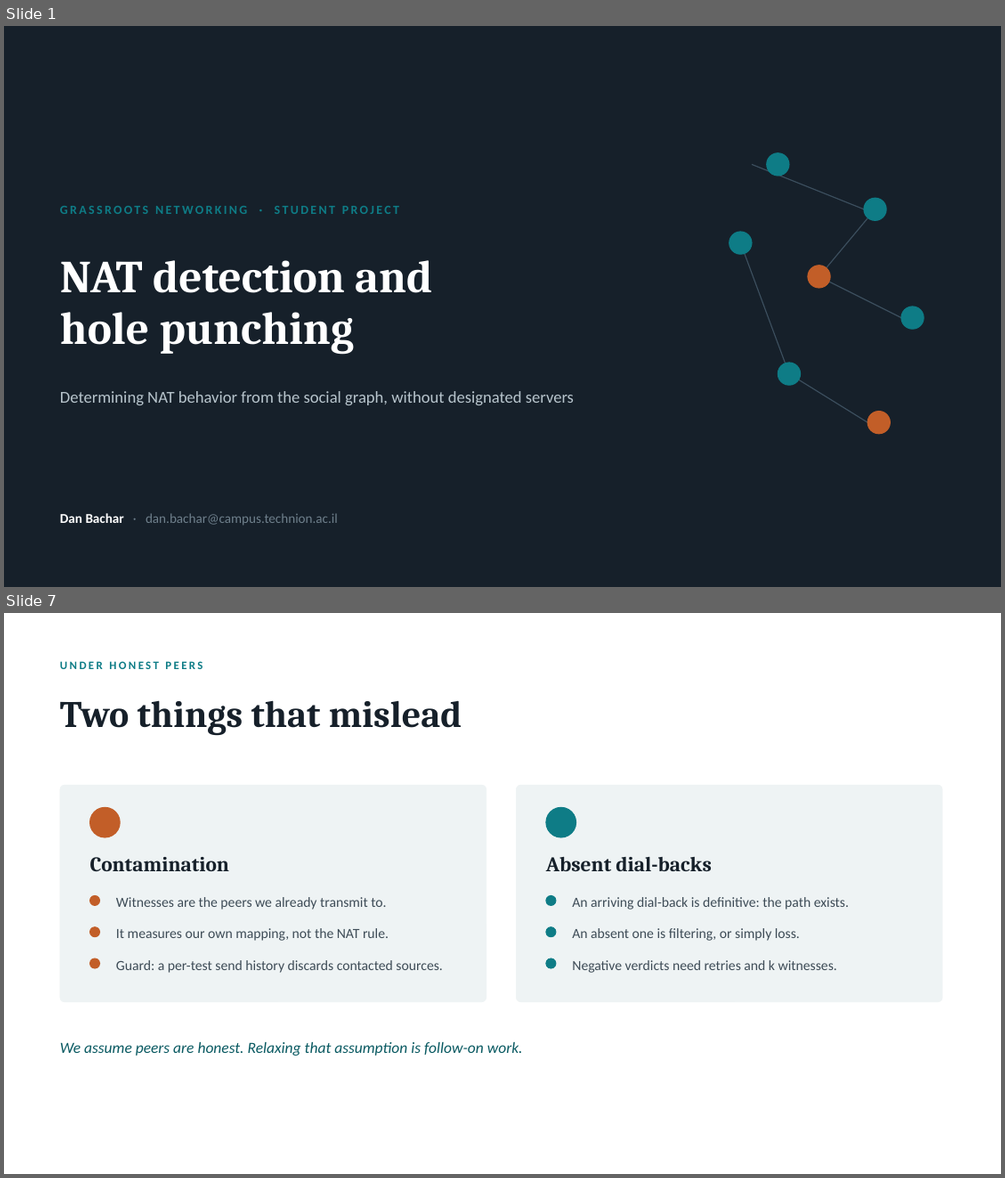
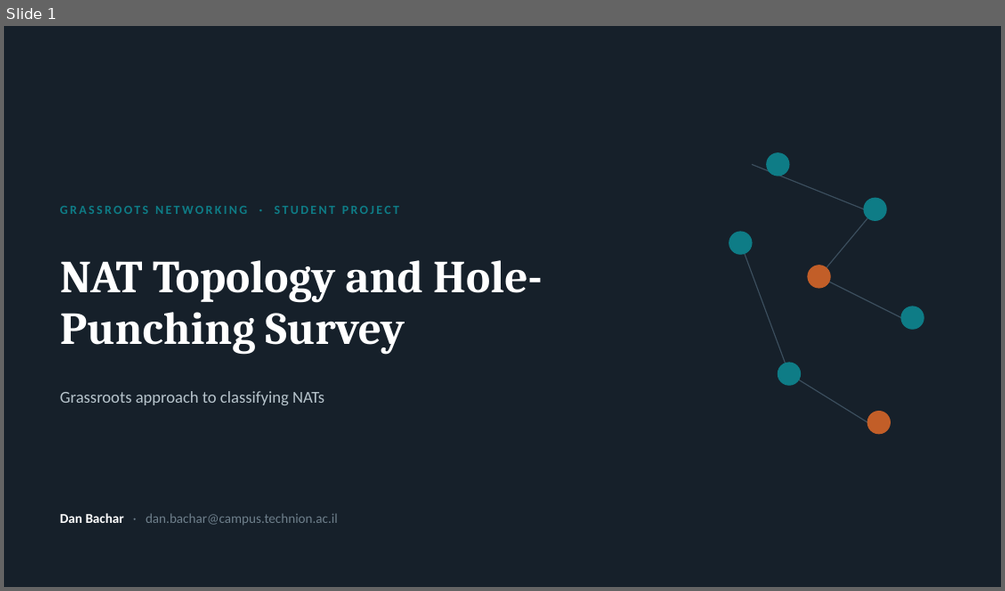
Before and after one commit to danbachar/grassroots-networking, a slide deck: docs/student-projects/grassroots-nat-project.pptx. Shown one above the other, each under a label of ours: slides 1 and 7 before the commit, slide 1 after it; the slides between them are not shown. The pictures are 1005x1178 and 1005x591 pixels, drawn with LibreOffice and Linux fonts; fonts in the diff are those of the drawing. Boxes give left, top, right and bottom in pixels: in the first picture for what was removed or moved away, otherwise in the second. Text is boxed around its words. In the diff, an @@ line names an element or a change of style, - is before the commit and + after.

```diff
--- a/docs/student-projects/grassroots-nat-project.pptx
+++ b/docs/student-projects/grassroots-nat-project.pptx
@@ slide 7 removed at (x1=4, y1=613, x2=1001, y2=1174), background #FFFFFF @@
@@ text removed at (x1=60, y1=661, x2=202, y2=669) @@
-UNDER HONEST PEERS
@@ text removed at (x1=60, y1=700, x2=462, y2=736) @@
-Two things that mislead
@@ rounded rectangle removed at (x1=60, y1=785, x2=486, y2=1002) @@
@@ rounded rectangle removed at (x1=517, y1=785, x2=942, y2=1002) @@
@@ ellipse removed at (x1=90, y1=807, x2=120, y2=837) @@
@@ ellipse removed at (x1=546, y1=807, x2=576, y2=837) @@
@@ text removed at (x1=90, y1=857, x2=230, y2=872) @@
-Contamination
@@ text removed at (x1=546, y1=857, x2=711, y2=871) @@
-Absent dial-backs
@@ ellipse removed at (x1=90, y1=896, x2=100, y2=906) @@
@@ text removed at (x1=116, y1=897, x2=386, y2=909) @@
-Witnesses are the peers we already transmit to.
@@ ellipse removed at (x1=546, y1=896, x2=556, y2=906) @@
@@ text removed at (x1=572, y1=897, x2=849, y2=909) @@
-An arriving dial-back is definitive: the path exists.
@@ ellipse removed at (x1=90, y1=927, x2=100, y2=937) @@
@@ text removed at (x1=116, y1=928, x2=388, y2=941) @@
-It measures our own mapping, not the NAT rule.
@@ ellipse removed at (x1=546, y1=927, x2=556, y2=937) @@
@@ text removed at (x1=572, y1=928, x2=800, y2=941) @@
-An absent one is filtering, or simply loss.
@@ ellipse removed at (x1=90, y1=958, x2=100, y2=968) @@
@@ ellipse removed at (x1=546, y1=958, x2=556, y2=968) @@
@@ text removed at (x1=116, y1=960, x2=442, y2=973) @@
-Guard: a per-test send history discards contacted sources.
@@ text removed at (x1=572, y1=960, x2=837, y2=973) @@
-Negative verdicts need retries and k witnesses.
@@ text removed at (x1=60, y1=1042, x2=523, y2=1055) @@
-We assume peers are honest. Relaxing that assumption is follow-on work.
@@ slide 1 changed as well @@
@@ text at (x1=60, y1=260, x2=542, y2=354): text changed @@
-NAT detection and
-hole punching
+NAT Topology and Hole-Punching Survey
@@ text at (x1=60, y1=391, x2=324, y2=405): text changed @@
-Determining NAT behavior from the social graph, without designated servers
+Grassroots approach to classifying NATs
```
Also in this commit, not shown: 3 other slides changed, 4 slides added, 5 other slides removed, 5 other files.
